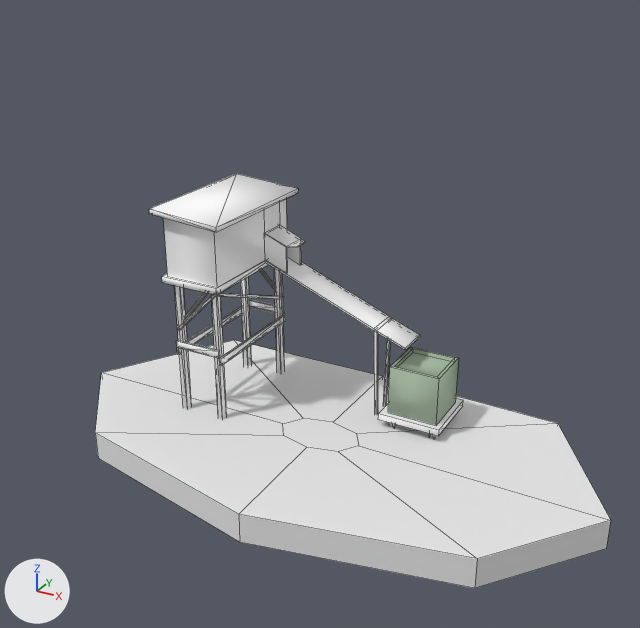
An edit to the Blender file ReturFire/assets/Models/buildings/extractor_hierro.blend, drawn before and after from the same camera.
Both versions are drawn from a 50 mm camera at (13.5, -24.6, 17.7) aimed at (0.2, -0.5, 5.7). The lights are fixed; the arrows at lower left show +X, +Y and +Z. Mesh edges are drawn as thin lines.

The first picture shows 'Cylinder', 'dirt_box_02', 'tower'.
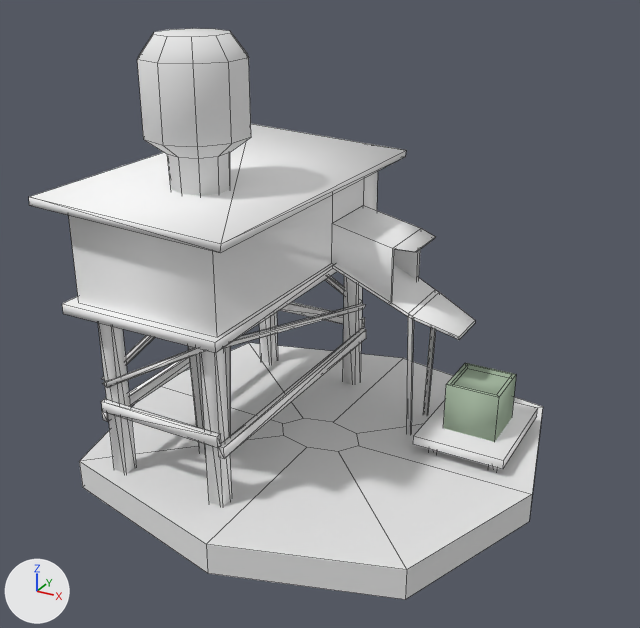
Boxes [x1, y1, x2, y2] around the edits, measured in the pictures (640 x 628 px; the box of a moved part takes in the faces that stretch with it):
'Cylinder', reshaped (10% narrower): before [95, 340, 611, 588]; after [79, 343, 543, 600]
'tower', reshaped (62% wider, 45% taller): before [149, 174, 463, 438]; after [29, 124, 538, 507]
'Cylinder.001', added: after [137, 28, 251, 456]
'dirt_box_02', moved: before [388, 347, 459, 425]; after [443, 363, 516, 442]
part 1 of me_untitled, moved or reshaped: before [149, 174, 298, 232]; after [29, 124, 406, 253]
part 2 of me_untitled, moved or reshaped: before [177, 307, 242, 354]; after [102, 358, 190, 421]
part 3 of me_untitled, moved or reshaped: before [219, 315, 285, 366]; after [218, 329, 366, 459]
part 4 of me_untitled, moved or reshaped: before [177, 340, 220, 359]; after [101, 399, 221, 448]
part 5 of me_untitled, moved or reshaped: before [249, 299, 285, 315]; after [280, 302, 365, 329]
part 6 of me_untitled, moved or reshaped: before [176, 292, 208, 327]; after [101, 335, 155, 379]
part 7 of me_untitled, moved or reshaped: before [177, 294, 216, 331]; after [102, 348, 206, 388]
part 8 of me_untitled, moved or reshaped: before [259, 269, 275, 290]; after [325, 276, 344, 295]
part 9 of me_untitled, moved or reshaped: before [217, 293, 284, 299]; after [224, 304, 365, 348]
part 10 of me_untitled, moved or reshaped: before [378, 399, 463, 436]; after [413, 400, 538, 469]
part 11 of me_untitled, moved or reshaped: before [162, 199, 420, 419]; after [62, 171, 475, 507]

The change, as a list of edits to the scene's bpy script:
```text
Change me_untitled:
    used by ob_tower; location = (0.0, 0.0, 0.0); rotation_euler = (1.571, 0.0, 0.0), in degrees (90, 0, 0); scale = (0.01, 0.01, 0.01)
    remove me_untitled.from_pydata(...)  # 234 vertices, 274 faces; spans x -608.0..398.0, y 46.0..868.0, z -407.0..137.0
    add me_untitled.from_pydata(...)  # 234 vertices, 274 faces; spans x -632.0..668.0, y -78.0..1037.0, z -554.0..647.0
    me_untitled part 1: the loose piece of 8 vertices spanning x -608.0..-325.0, y 827.0..868.0, z -407.0..137.0 is scaled about its middle by (2.43, 1.37, 2.21), then moved by (178.0, 161.0, 182.0)
    me_untitled part 2: the loose piece of 8 vertices spanning x -567.0..-558.0, y 296.0..326.0, z -361.0..91.0 is scaled about its middle by (2.43, 1.37, 2.21), then moved by (41.0, -35.0, 182.0)
    me_untitled part 3: the loose piece of 8 vertices spanning x -375.0..-366.0, y 296.0..326.0, z -361.0..91.0 is scaled about its middle by (2.43, 1.37, 2.21), then moved by (316.0, -35.0, 182.0)
    me_untitled part 4: the loose piece of 8 vertices spanning x -561.0..-372.0, y 327.0..356.0, z 88.0..97.0 is scaled about its middle by (2.43, 1.37, 2.21), then moved by (178.0, -24.0, 457.0)
    me_untitled part 5: the loose piece of 8 vertices spanning x -561.0..-372.0, y 327.0..356.0, z -367.0..-358.0 is scaled about its middle by (2.43, 1.37, 2.21), then moved by (178.0, -24.0, -92.0)
    me_untitled part 6: the loose piece of 8 vertices spanning x -567.0..-558.0, y 398.0..577.0, z -356.0..86.0 is scaled about its middle by (2.43, 1.37, 2.21), then moved by (41.0, 30.0, 182.0)
    me_untitled part 7: the loose piece of 8 vertices spanning x -556.0..-377.0, y 398.0..577.0, z 88.0..97.0 is scaled about its middle by (2.43, 1.37, 2.21), then moved by (178.0, 30.0, 457.0)
    me_untitled part 8: the loose piece of 8 vertices spanning x -556.0..-377.0, y 398.0..577.0, z -367.0..-358.0 is scaled about its middle by (2.43, 1.37, 2.21), then moved by (178.0, 30.0, -92.0)
    me_untitled part 9: the loose piece of 8 vertices spanning x -375.0..-366.0, y 398.0..577.0, z -356.0..86.0 is scaled about its middle by (2.43, 1.37, 2.21), then moved by (316.0, 30.0, 182.0)
    me_untitled part 10: the loose piece of 12 vertices spanning x 160.0..398.0, y 98.0..122.0, z -390.0..-143.0 is scaled about its middle by (1.37, 1.37, 1.63), then moved by (227.0, 8.0, 22.0)
    me_untitled part 11: 118 of 234 vertices moved; they spanned x -590.0..233.0, y 50.0..855.0, z -390.0..119.0 and now span x -588.0..443.0, y -78.0..1019.0, z -515.0..609.0; mean shift (249.0, 56.0, 89.0); largest move (-352.0, 614.0, 119.0) -> (-9.0, 689.0, 609.0)
Change me_cylinder:
    where me_cylinder.from_pydata(...)  # 24 vertices, 18 faces; spans x -10.4..10.4, y -5.3..5.3, z -3.2..-2.0
    me_cylinder part 12
    me_cylinder.vertices[8].co: (0.0, 5.3, -2.1) -> (0.1, 7.3, -2.1)  # pixel (382, 376) -> pixel (403, 358)
    me_cylinder.vertices[9].co: (7.3, 5.1, -2.1) -> (6.5, 6.0, -2.1)  # pixel (557, 423) -> pixel (542, 406)
    me_cylinder.vertices[10].co: (10.4, 0.0, -2.1) -> (7.8, 0.2, -2.1)  # pixel (610, 520) -> pixel (532, 494)
    me_cylinder.vertices[11].co: (7.3, -3.8, -2.1) -> (5.7, -5.2, -2.1)  # pixel (477, 558) -> pixel (406, 569)
    me_cylinder.vertices[12].co: (0.0, -5.3, -2.1) -> (0.0, -7.1, -2.1)  # pixel (238, 514) -> pixel (206, 544)
    me_cylinder.vertices[13].co: (-7.3, -3.8, -2.1) -> (-6.5, -5.5, -2.1)  # pixel (95, 432) -> pixel (79, 461)
    me_cylinder.vertices[14].co: (-10.4, 0.0, -2.1) -> (-7.8, 0.2, -2.1)  # pixel (101, 372) -> not seen
    me_cylinder.vertices[15].co: (-7.3, 5.3, -2.1) -> (-6.6, 5.4, -2.1)  # pixel (233, 339) -> pixel (248, 342)
    me_cylinder.vertices[16].co: (0.0, 5.3, -3.2) -> (0.1, 7.3, -3.2)
    me_cylinder.vertices[17].co: (7.3, 5.1, -3.2) -> (6.5, 6.0, -3.2)  # not seen -> pixel (540, 431)
    me_cylinder.vertices[18].co: (10.4, 0.0, -3.2) -> (7.8, 0.2, -3.2)  # pixel (606, 548) -> pixel (529, 521)
    me_cylinder.vertices[19].co: (7.3, -3.8, -3.2) -> (5.7, -5.2, -3.2)  # pixel (474, 588) -> pixel (405, 599)
    me_cylinder.vertices[20].co: (0.0, -5.3, -3.2) -> (0.0, -7.1, -3.2)  # pixel (239, 542) -> pixel (207, 573)
    me_cylinder.vertices[21].co: (-7.3, -3.8, -3.2) -> (-6.5, -5.5, -3.2)  # pixel (98, 458) -> pixel (82, 487)
    me_cylinder.vertices[22].co: (-10.4, 0.0, -3.2) -> (-7.8, 0.2, -3.2)
    me_cylinder.vertices[23].co: (-7.3, 5.3, -3.2) -> (-6.6, 5.4, -3.2)
Change ob_dirt_box_02:
    ob_dirt_box_02.location: (2.83, 2.65, 1.23) -> (5.1, 2.39, 1.23)
Add ob_cylinder_001:
    ob_cylinder_001 = bpy.data.objects.new('Cylinder.001', me_cylinder_001)  # 50 vertices, 42 faces; spans x -1.6..1.6, y -1.7..1.7, z -8.1..7.0; in mat_material_001 (its picture is missing)
    ob_cylinder_001.location = (-2.86, -2.65, 7.81)
```
